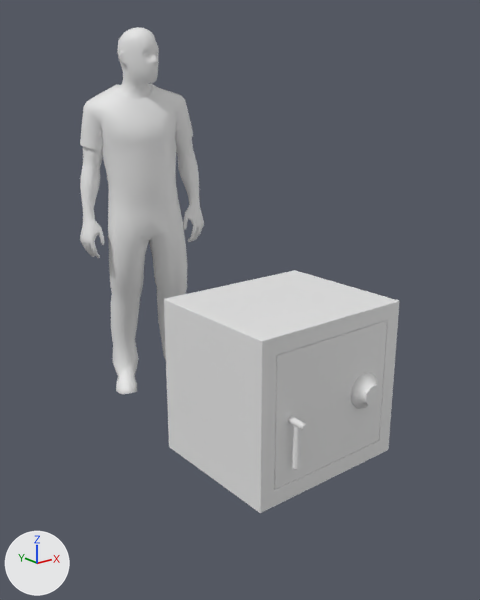
The Blender file _ART/Blender/Office/SM_Safe.blend: old version first, new version second.
Both versions are drawn from a 50 mm lens placed at (-1.75, -1.87, 1.53), pointed at (0.0, 0.33, 0.66). The axes (+X, +Y, +Z) are drawn at lower left. The lights are the same throughout.

Names of what the first picture shows: 'Cube', 'Cylinder', 'Door', 'HumanRef'.
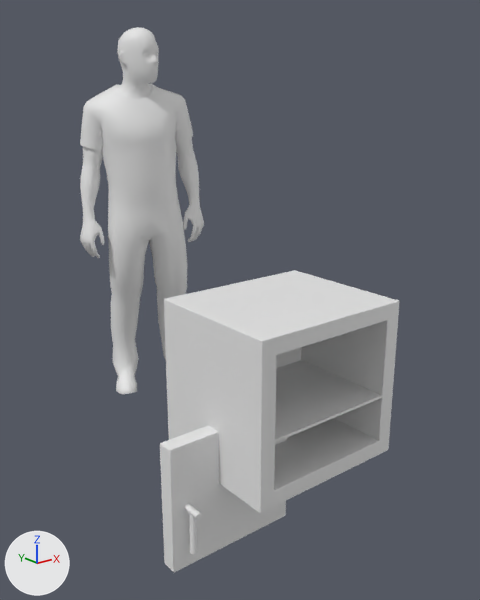
Diff of the bpy script that builds the scene:
```diff
--- a/_ART/Blender/Office/SM_Safe.blend.py
+++ b/_ART/Blender/Office/SM_Safe.blend.py
@@ ob_door @@
 ob_door = bpy.data.objects.new('Door', me_mesh_003)
-ob_door.location = (0.298, -0.252, 0.381)
+ob_door.location = (0.0, 0.0, 0.0)
```

Boxes [x1, y1, x2, y2] around the edits, measured in the pictures (480 x 600 px):
'Door', moved: before [274, 321, 387, 490]; after [160, 425, 287, 572]
'Cylinder', moved (not visible afterwards): before [350, 373, 381, 409]
'Cylinder.001', moved: before [288, 416, 307, 470]; after [184, 504, 201, 554]
